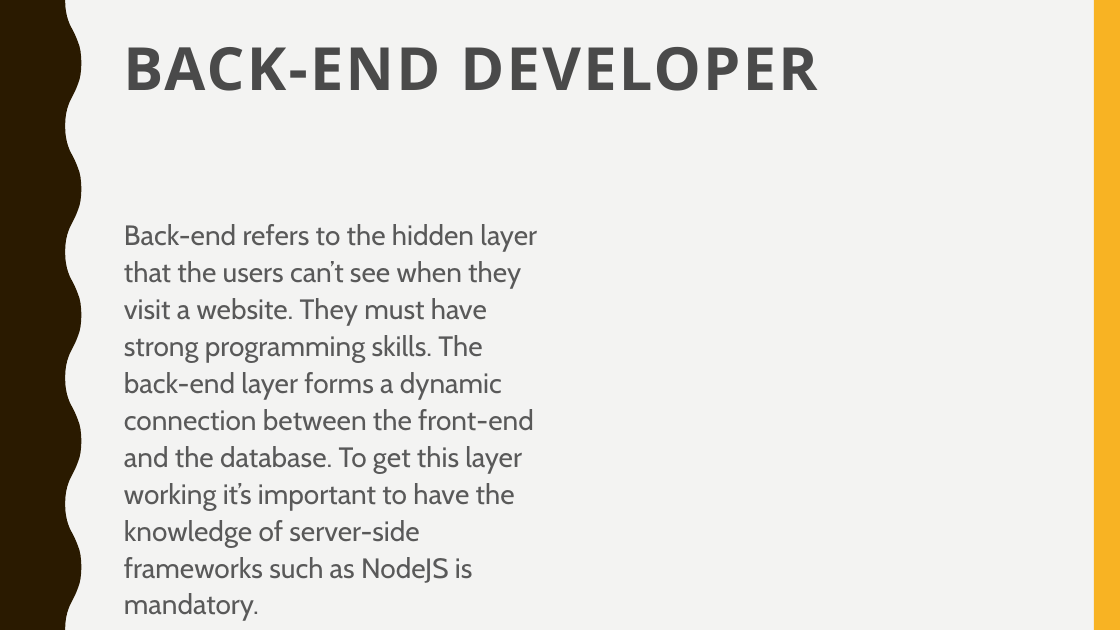
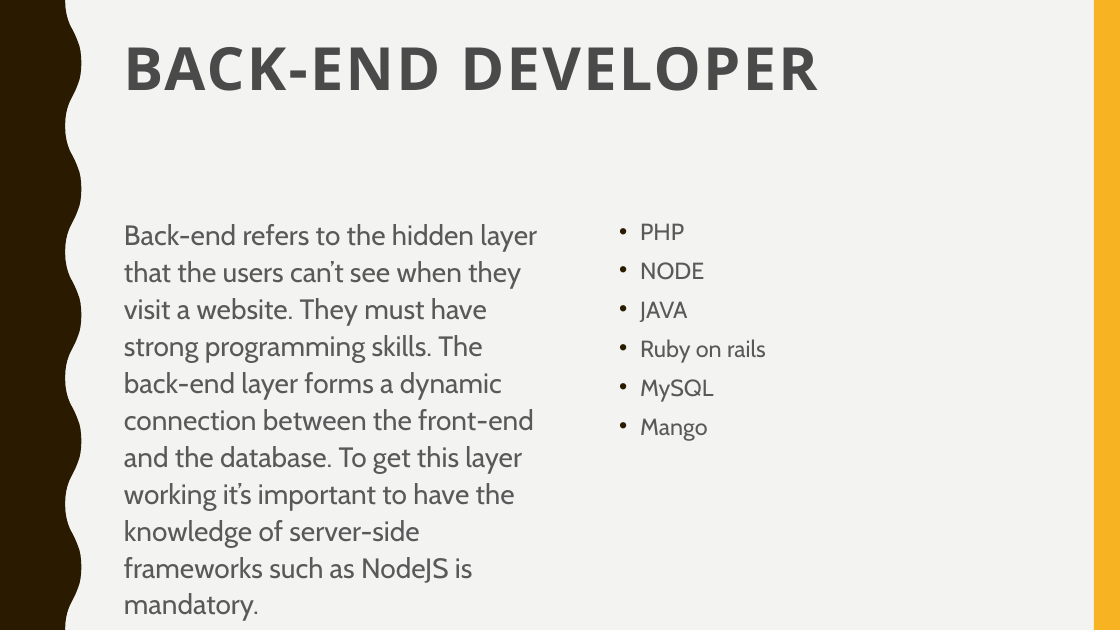
Before and after one commit to glugpace/Intro-to-tech, a slide deck: slide 6 of Web/Web.pptx. Drawn at 1120x630 pixels with LibreOffice and Linux fonts; fonts in the diff are those of the drawing. Boxes give left, top, right and bottom in pixels: in the first picture for what was removed or moved away, otherwise in the second. Text is boxed around its words. In the diff, an @@ line names an element or a change of style, - is before the commit and + after.

```diff
--- a/Web/Web.pptx
+++ b/Web/Web.pptx
@@ text added at [640,223,766,441], 20 pt, text #595959 @@
+• PHP
+• NODE
+• JAVA
+• Ruby on rails
+• MySQL
+• Mango
```
Also in this commit, not shown: 10 other slides changed.
